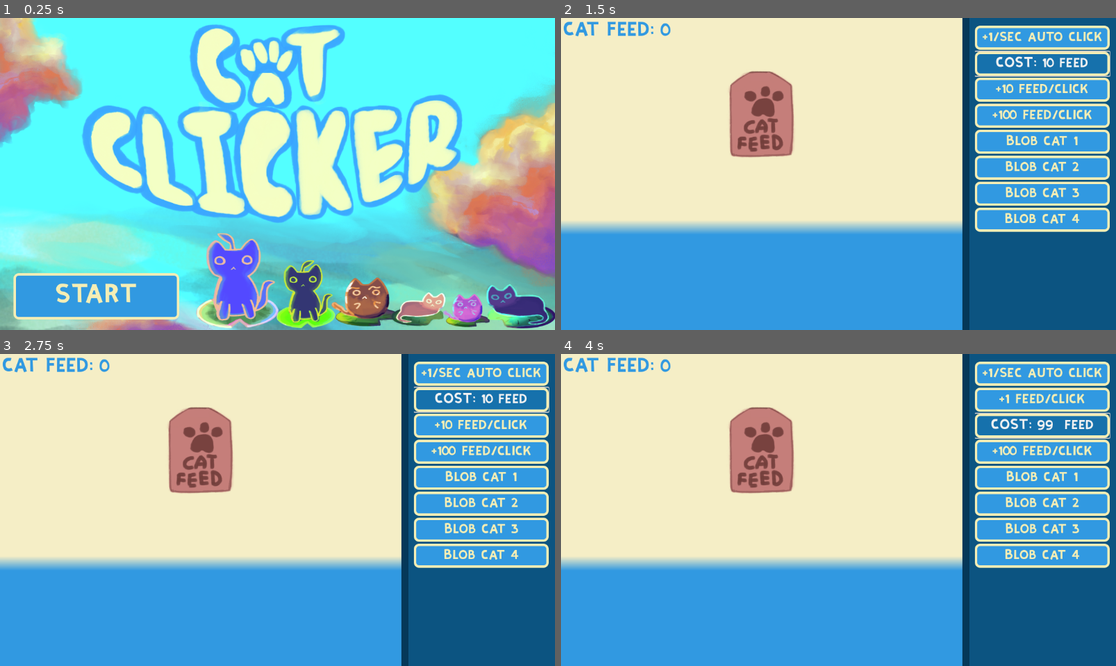
Above: before the commit, frames 1-4 (two rows, left to right).
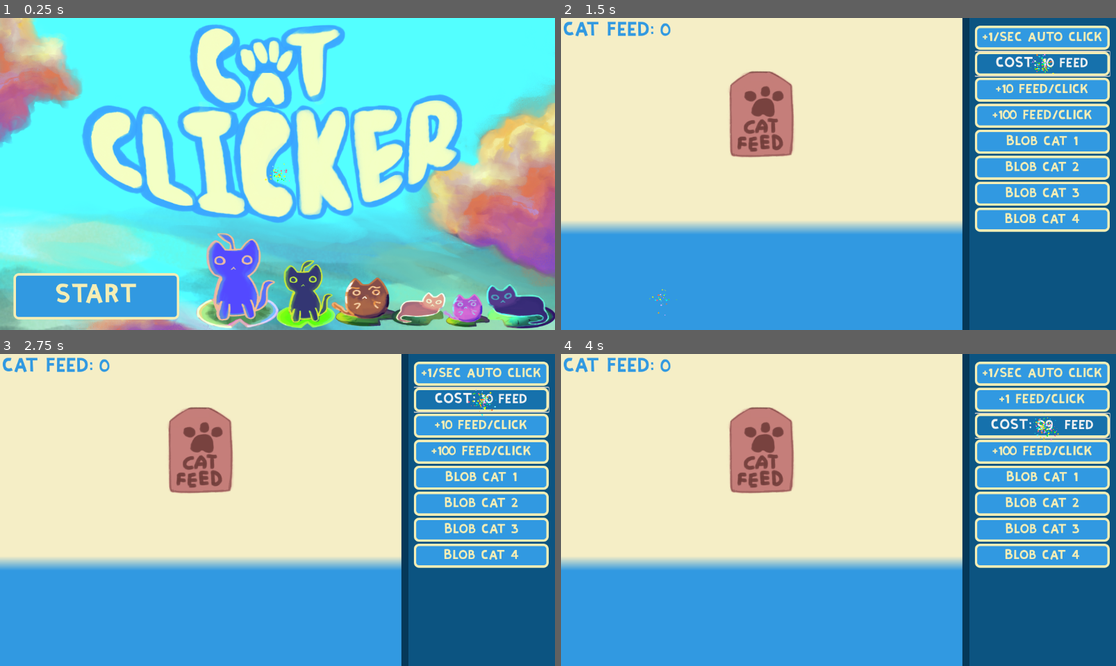
Above: after the commit, the same moments.

Repository: variidian/clicker-game
Game: Godot game, scene res://scenes/start_menu.tscn
Same seed, same stepped clock (60 frames per second), same inputs: the game is played once before the commit and once after it.
Inputs:
- Up to frame 1 (0.25 s): no input
- Up to frame 2 (1.5 s): click "START" at 0.5 s; click "+1 feed/click" at 1.25 s
- Up to frame 3 (2.75 s): click "COST: 10 feed" at 2 s
- Up to frame 4 (4 s): click "+10 feed/click" at 2.75 s; click "COST: 99 feed" at 3.5 s

The runs differ from the first frame. In frame 1, less than 0.1% of the frame differs, in the area x 47-53%, y 46-54%; in frame 2, less than 0.1%, in the area x 15-89%, y 11-96%; in frame 3, less than 0.1%; in frame 4, less than 0.1%.

Commit message:
particles!

Diff:
--- /dev/null
+++ b/gpu_particles_2d.gd
@@ -0,0 +1,4 @@
+extends GPUParticles2D
+
+func _process(delta):
+	global_position = get_global_mouse_position()
--- /dev/null
+++ b/gpu_particles_2d.tscn
@@ -0,0 +1,29 @@
+[gd_scene load_steps=3 format=3 uid="uid://ugwnfjxmqbje"]
+
+[ext_resource type="Script" uid="uid://d2vtmtsyo8ahr" path="res://gpu_particles_2d.gd" id="1_2j51h"]
+
+[sub_resource type="ParticleProcessMaterial" id="ParticleProcessMaterial_ah5qx"]
+lifetime_randomness = 0.5
+particle_flag_disable_z = true
+emission_shape_scale = Vector3(5, 5, 5)
+emission_shape = 1
+emission_sphere_radius = 5.74
+angle_min = -720.0
+angle_max = 720.0
+initial_velocity_max = 55.55
+gravity = Vector3(0, 98, 0)
+scale_min = 0.0
+scale_max = 3.0
+color = Color(1, 0.5686275, 1, 1)
+hue_variation_min = -1.0
+hue_variation_max = 0.99999994
+anim_speed_max = 16.0
+
+[node name="GPUParticles2D" type="GPUParticles2D"]
+position = Vector2(1, 0)
+amount = 200
+lifetime = 0.5
+randomness = 1.0
+collision_base_size = 0.0
+process_material = SubResource("ParticleProcessMaterial_ah5qx")
+script = ExtResource("1_2j51h")
--- a/scenes/main_scene.gd
+++ b/scenes/main_scene.gd
@@ -91,12 +91,14 @@
 	if clicky >= 10:
 		additional_clicks += 1
 		clicky -= 10
+		click.play()
 
 
 func _on_button_2_pressed() -> void: #button2 (purchase)
 	if clicky >= 99:
 		additional_clicks += 10
 		clicky -= 99
+		click.play()
 
 
 func _on_button_3_pressed() -> void: #blob cat (purchase)
@@ -108,6 +110,7 @@
 		random_meow()
 		blobcat1_bought = true
 		blobcat_amount += 1
+		click.play()
 
 func random_meow():
 	var random_float = randf()
@@ -162,6 +165,7 @@
 		random_meow()
 		blobcat2_bought = true
 		blobcat_amount += 2
+		click.play()
 
 
 func _on_blobcat_2_animation_animation_finished(anim_name: StringName) -> void:
@@ -201,6 +205,7 @@
 		if clicky >= 999:
 			additional_clicks += 100
 			clicky -= 999
+			click.play()
 
 func _on_button_5_mouse_entered() -> void:
 	button5.text = "COST: 999 feed"
@@ -215,6 +220,7 @@
 		random_meow()
 		blobcat3_bought = true
 		blobcat_amount += 2
+		click.play()
 
 func _on_button_6_mouse_entered() -> void:
 	button6.text = "COST: 150 0 0 feed"
@@ -236,6 +242,7 @@
 		random_meow()
 		blobcat4_bought = true
 		blobcat_amount += 2
+		click.play()
 
 
 func _on_button_7_mouse_entered() -> void:
--- a/scenes/main_scene.tscn
+++ b/scenes/main_scene.tscn
@@ -12,6 +12,7 @@
 [ext_resource type="AudioStream" uid="uid://cknrriclnvyiv" path="res://assets/646849__konstati__crunch_munch.wav" id="10_6wevv"]
 [ext_resource type="Texture2D" uid="uid://d3nbwwha1lb4n" path="res://assets/blobcat3.png" id="11_e1cbu"]
 [ext_resource type="Texture2D" uid="uid://bmsl220sxaj3" path="res://assets/blobcat4.png" id="12_mngbo"]
+[ext_resource type="PackedScene" uid="uid://ugwnfjxmqbje" path="res://gpu_particles_2d.tscn" id="13_4w45t"]
 
 [sub_resource type="StyleBoxFlat" id="StyleBoxFlat_pw63i"]
 bg_color = Color(0.9607843, 0.93333334, 0.7764706, 1)
@@ -533,6 +534,21 @@
 &"game_end": SubResource("Animation_01n6w")
 }
 
+[sub_resource type="Animation" id="Animation_7nt27"]
+length = 0.001
+tracks/0/type = "value"
+tracks/0/imported = false
+tracks/0/enabled = true
+tracks/0/path = NodePath("blobcat3_:position")
+tracks/0/interp = 1
+tracks/0/loop_wrap = true
+tracks/0/keys = {
+"times": PackedFloat32Array(0),
+"transitions": PackedFloat32Array(1),
+"update": 0,
+"values": [Vector2(-473, 683)]
+}
+
 [sub_resource type="Animation" id="Animation_bcnxi"]
 resource_name = "entry"
 length = 6.0
@@ -547,21 +563,6 @@
 "transitions": PackedFloat32Array(1, 1, 1, 1, 1, 1, 1, 1),
 "update": 0,
 "values": [Vector2(-473, 683), Vector2(-18, 536), Vector2(-18, 536), Vector2(31, 613), Vector2(127, 612), Vector2(127, 612), Vector2(95, 650), Vector2(192, 659)]
-}
-
-[sub_resource type="Animation" id="Animation_7nt27"]
-length = 0.001
-tracks/0/type = "value"
-tracks/0/imported = false
-tracks/0/enabled = true
-tracks/0/path = NodePath("blobcat3_:position")
-tracks/0/interp = 1
-tracks/0/loop_wrap = true
-tracks/0/keys = {
-"times": PackedFloat32Array(0),
-"transitions": PackedFloat32Array(1),
-"update": 0,
-"values": [Vector2(-473, 683)]
 }
 
 [sub_resource type="Animation" id="Animation_k6f3i"]
@@ -591,6 +592,21 @@
 [sub_resource type="RectangleShape2D" id="RectangleShape2D_k6f3i"]
 size = Vector2(131.5, 152)
 
+[sub_resource type="Animation" id="Animation_adb74"]
+length = 0.001
+tracks/0/type = "value"
+tracks/0/imported = false
+tracks/0/enabled = true
+tracks/0/path = NodePath("Sprite2D2:position")
+tracks/0/interp = 1
+tracks/0/loop_wrap = true
+tracks/0/keys = {
+"times": PackedFloat32Array(0),
+"transitions": PackedFloat32Array(1),
+"update": 0,
+"values": [Vector2(-344, 866)]
+}
+
 [sub_resource type="Animation" id="Animation_xdqt8"]
 resource_name = "entry"
 length = 6.0
@@ -605,21 +621,6 @@
 "transitions": PackedFloat32Array(1, 1, 1, 1, 1, 1, 1, 1),
 "update": 0,
 "values": [Vector2(-344, 866), Vector2(-148, 728), Vector2(-148, 728), Vector2(-179, 699), Vector2(-29, 743), Vector2(52, 703), Vector2(54, 647), Vector2(54, 647)]
-}
-
-[sub_resource type="Animation" id="Animation_adb74"]
-length = 0.001
-tracks/0/type = "value"
-tracks/0/imported = false
-tracks/0/enabled = true
-tracks/0/path = NodePath("Sprite2D2:position")
-tracks/0/interp = 1
-tracks/0/loop_wrap = true
-tracks/0/keys = {
-"times": PackedFloat32Array(0),
-"transitions": PackedFloat32Array(1),
-"update": 0,
-"values": [Vector2(-344, 866)]
 }
 
 [sub_resource type="Animation" id="Animation_58gk3"]
@@ -922,6 +923,8 @@
 text = "game end: you went too broke  :3 "
 visible_characters = 0
 visible_ratio = 0.0
+
+[node name="GPUParticles2D" parent="." instance=ExtResource("13_4w45t")]
 
 [connection signal="mouse_entered" from="ScrollContainer/VBoxContainer/autoclick_purchase" to="." method="_on_autoclick_purchase_mouse_entered"]
 [connection signal="mouse_exited" from="ScrollContainer/VBoxContainer/autoclick_purchase" to="." method="_on_autoclick_purchase_mouse_exited"]
--- a/scenes/start_menu.tscn
+++ b/scenes/start_menu.tscn
@@ -1,9 +1,10 @@
-[gd_scene load_steps=12 format=3 uid="uid://b3svx45nfwity"]
+[gd_scene load_steps=13 format=3 uid="uid://b3svx45nfwity"]
 
 [ext_resource type="Script" uid="uid://dlcyem62arvcm" path="res://scripts/start_menu.gd" id="1_m7x51"]
 [ext_resource type="Texture2D" uid="uid://cfap0625sygdj" path="res://assets/bg_menu.png" id="2_h61rw"]
 [ext_resource type="Theme" uid="uid://bodvmfg5g7y4n" path="res://assets/theme.tres" id="3_h61rw"]
 [ext_resource type="Texture2D" uid="uid://dkxkvt6pwnul8" path="res://assets/logo.png" id="4_fcv5n"]
+[ext_resource type="PackedScene" uid="uid://ugwnfjxmqbje" path="res://gpu_particles_2d.tscn" id="5_fcv5n"]
 
 [sub_resource type="RectangleShape2D" id="RectangleShape2D_m7x51"]
 size = Vector2(173, 205)
@@ -138,6 +139,8 @@
 rotation = 1.5773876
 shape = SubResource("CapsuleShape2D_h61rw")
 
+[node name="GPUParticles2D" parent="." instance=ExtResource("5_fcv5n")]
+
 [connection signal="pressed" from="Button" to="." method="_on_button_pressed"]
 [connection signal="mouse_entered" from="Area2D" to="." method="_on_area_2d_mouse_entered"]
 [connection signal="mouse_entered" from="Area2D2" to="." method="_on_area_2d_2_mouse_entered"]
Not shown, changed: export_presets.cfg
Not shown, added: gpu_particles_2d.gd.uid
Not shown: 1 places in scenes/main_scene.tscn that only renumber resources
Renamed: zz/clicker-game.apple-touch-icon.png -> z/index.apple-touch-icon.png
Not shown, added: z/index.apple-touch-icon.png.import
Renamed: zz/clicker-game.icon.png -> z/index.icon.png
Not shown, added: z/index.icon.png.import
Renamed: zz/clicker-game.png -> z/index.png
Not shown, added: z/index.png.import
Not shown, added: z.zip
Not shown, added: z/index.audio.position.worklet.js
Not shown, added: z/index.audio.worklet.js
(and 4 more such lines)
